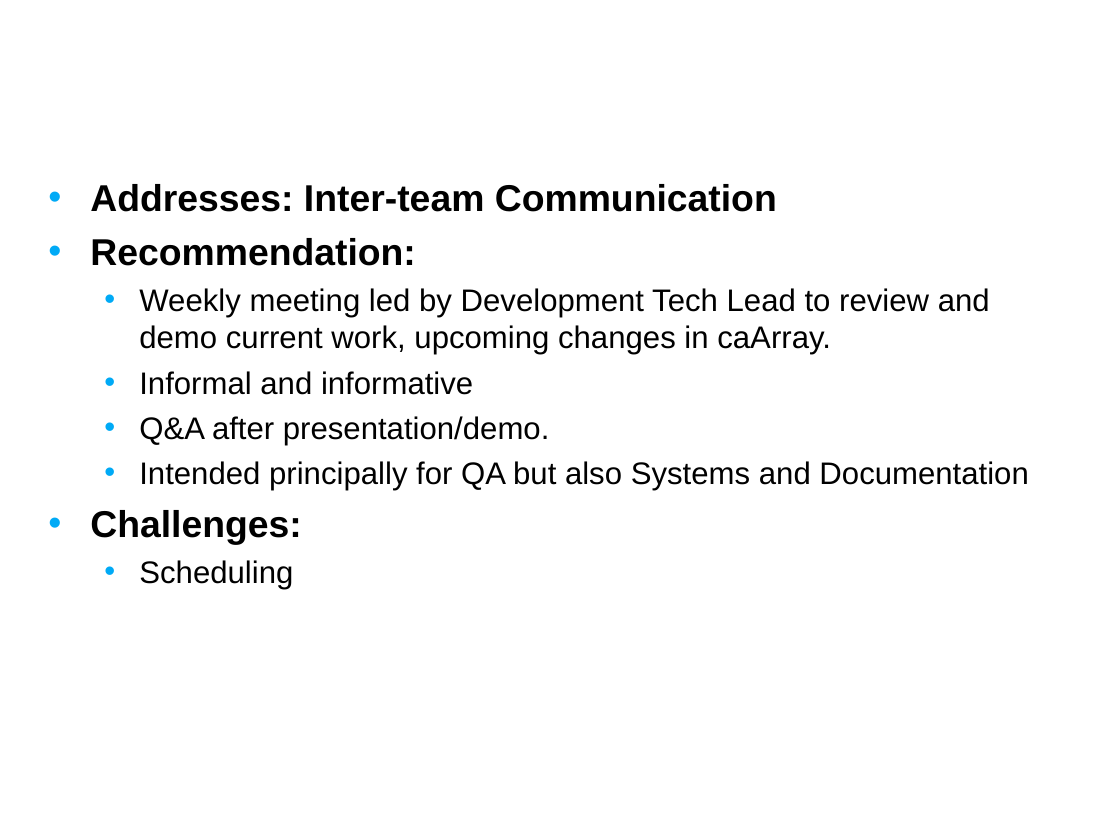
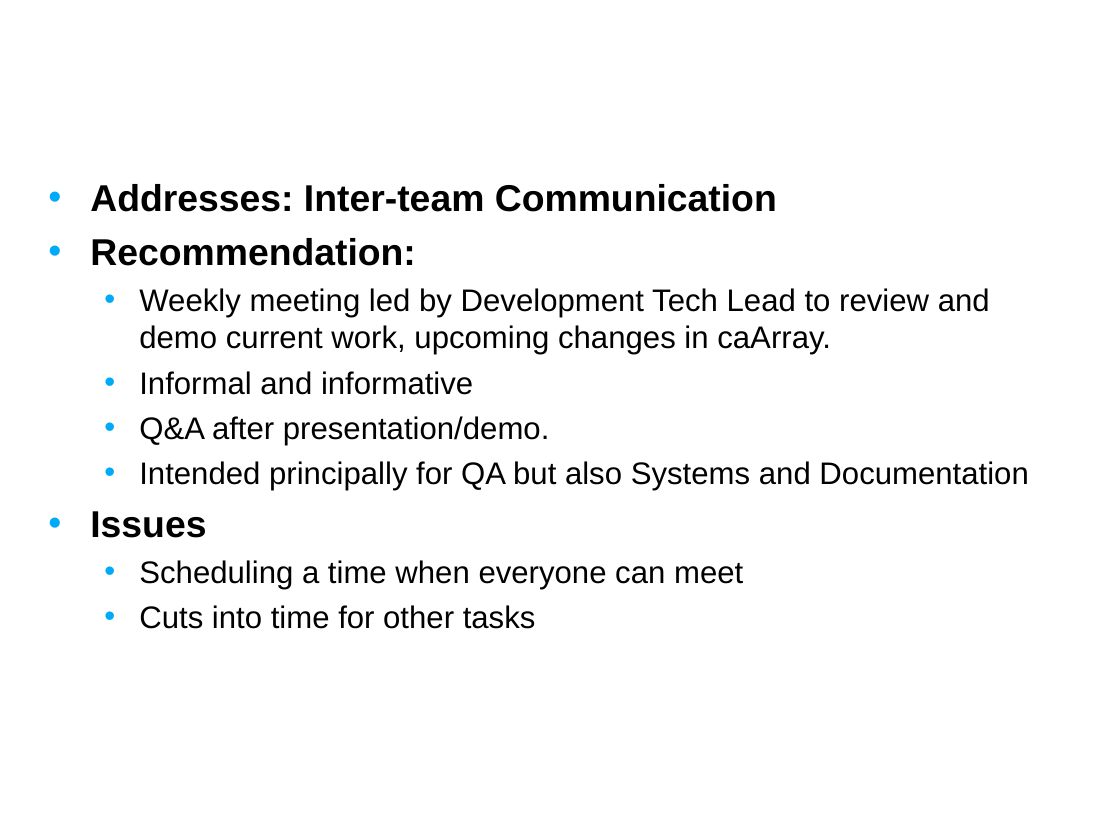
Before and after one commit to NCIP/caarray-docs, a slide deck: slide 10 of environment/references/process_improvement_proposal.ppt. Drawn at 1120x840 pixels with LibreOffice and Linux fonts; fonts in the diff are those of the drawing; background and template pictures are left out. Boxes give left, top, right and bottom in pixels: in the first picture for what was removed or moved away, otherwise in the second. Text is boxed around its words. In the diff, an @@ line names an element or a change of style, - is before the commit and + after.

```diff
--- a/environment/references/process_improvement_proposal.ppt
+++ b/environment/references/process_improvement_proposal.ppt
@@ text at [90, 511, 743, 629]: text changed; size 24 to 20 pt; bold off @@
-• Challenges:
-  • Scheduling
+• Issues
+  • Scheduling a time when everyone can meet
+  • Cuts into time for other tasks
```
Also in this commit, not shown: 11 other slides changed, 2 slides added.
